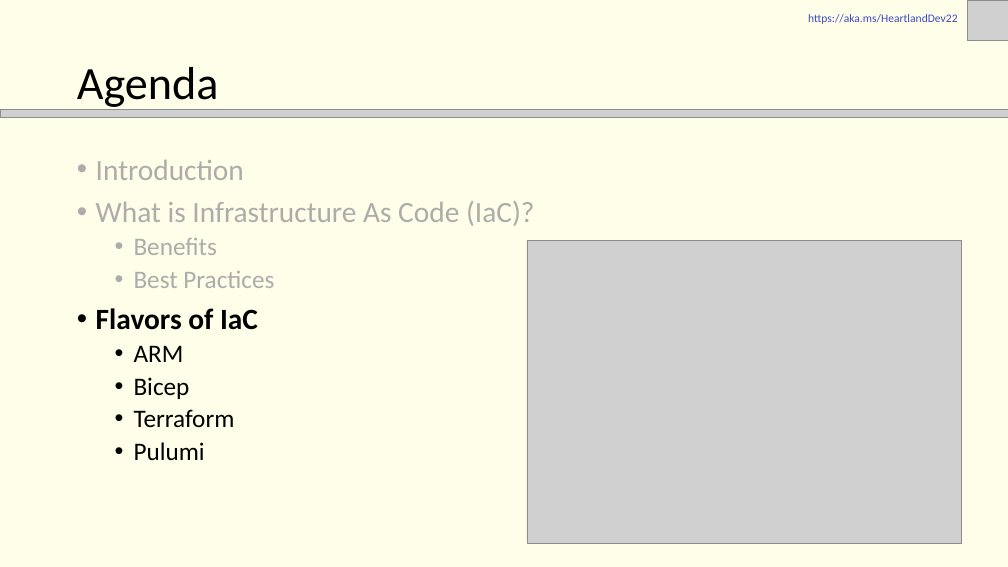
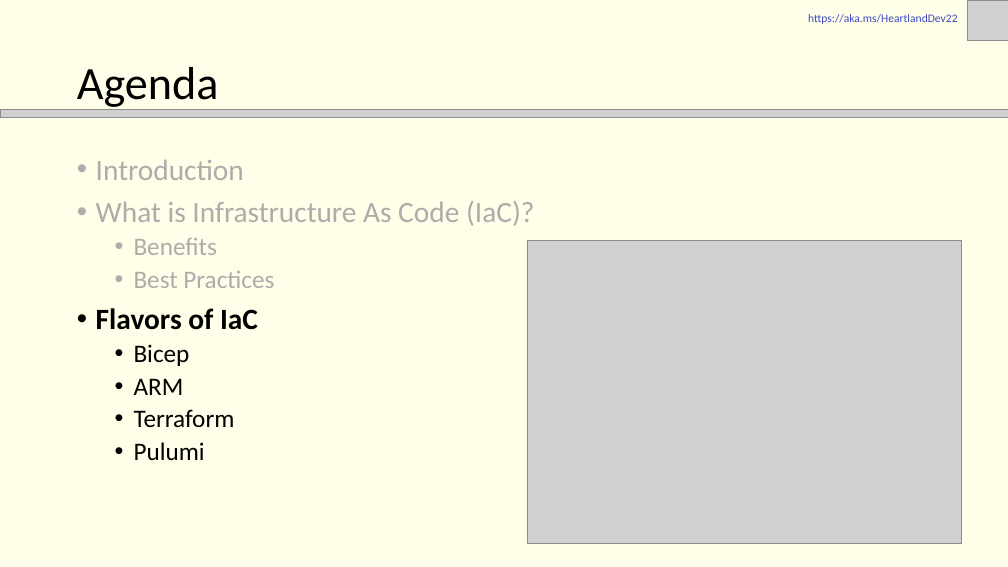
Before and after one commit to JFolberth/Azure_IaC_Flavors, a slide deck: slide 9 of documentation/presentation/Azure _IaC_Flavors.pptx. Drawn at 1008x567 pixels with LibreOffice and Linux fonts; fonts in the diff are those of the drawing; grey boxes stand for pictures. Boxes give left, top, right and bottom in pixels: in the first picture for what was removed or moved away, otherwise in the second. Text is boxed around its words. In the diff, an @@ line names an element or a change of style, - is before the commit and + after.

```diff
--- a/documentation/presentation/Azure _IaC_Flavors.pptx
+++ b/documentation/presentation/Azure _IaC_Flavors.pptx
@@ text at <box>134,344,190,366</box>: paragraph added @@
+  • Bicep
@@ text at <box>134,377,190,399</box>: paragraph removed @@
-  • Bicep
```
Also in this commit, not shown: 6 other slides changed, 2 slides added, 3 other files.
